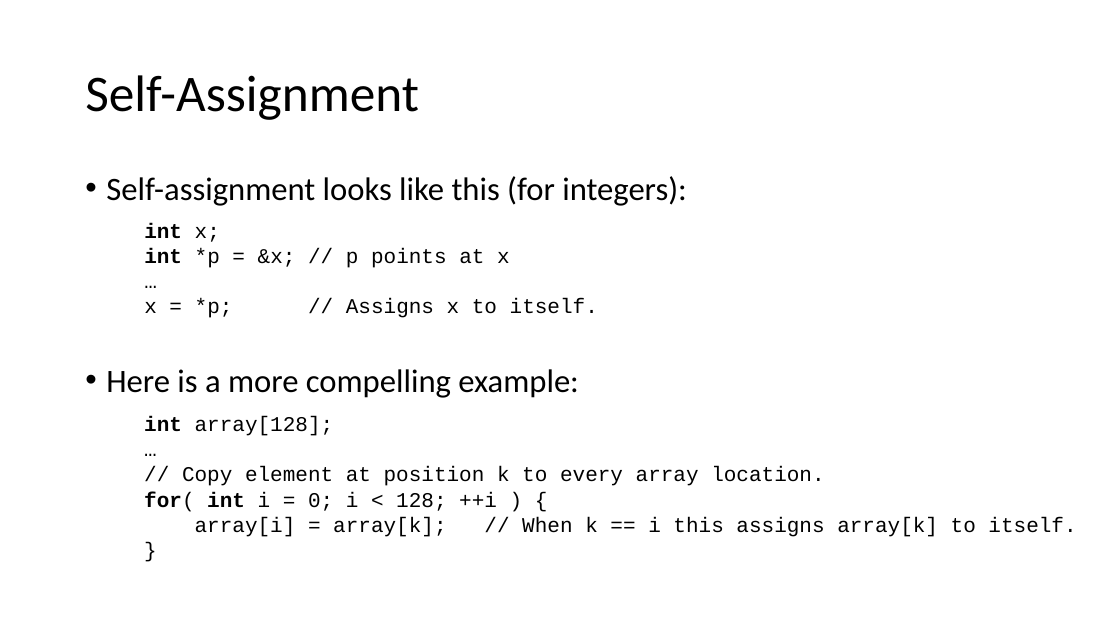
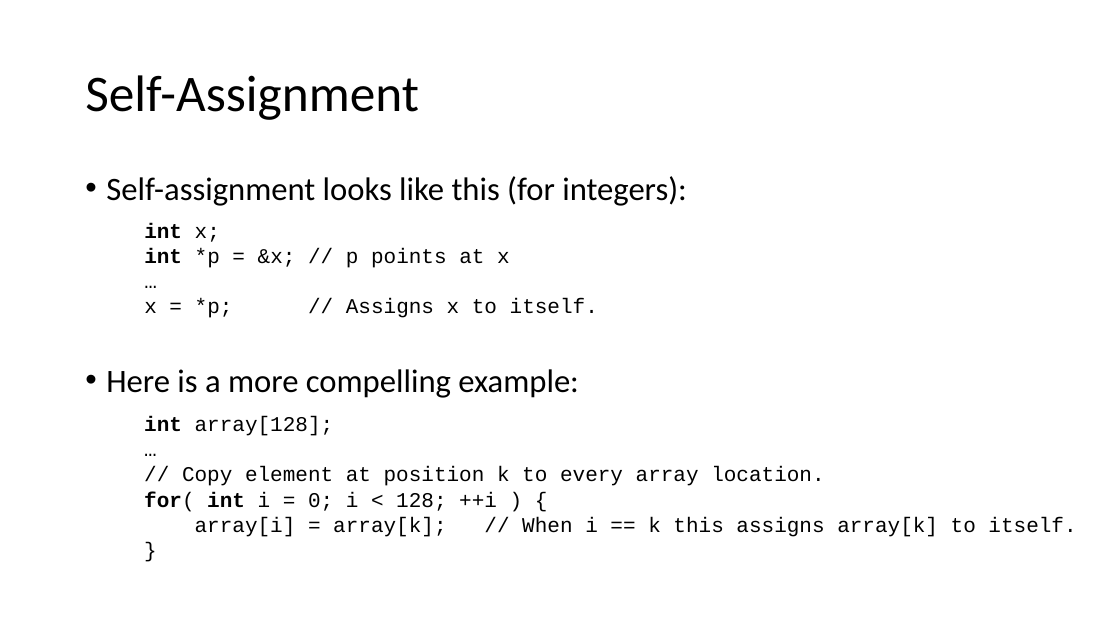
Before and after one commit to pchapin/cpp, a slide deck: slide 29 of BigInteger/doc/LifeCycle.pptx. Drawn at 1120x630 pixels with LibreOffice and Linux fonts; fonts in the diff are those of the drawing. Boxes give left, top, right and bottom in pixels: in the first picture for what was removed or moved away, otherwise in the second. Text is boxed around its words. In the diff, an @@ line names an element or a change of style, - is before the commit and + after.

```diff
--- a/BigInteger/doc/LifeCycle.pptx
+++ b/BigInteger/doc/LifeCycle.pptx
@@ text at (195,517,1076,537): text changed @@
-array[i] = array[k]; // When k == i this assigns array[k] to itself.
+array[i] = array[k]; // When i == k this assigns array[k] to itself.
```
Also in this commit, not shown: 9 other slides changed, 5 other files.
